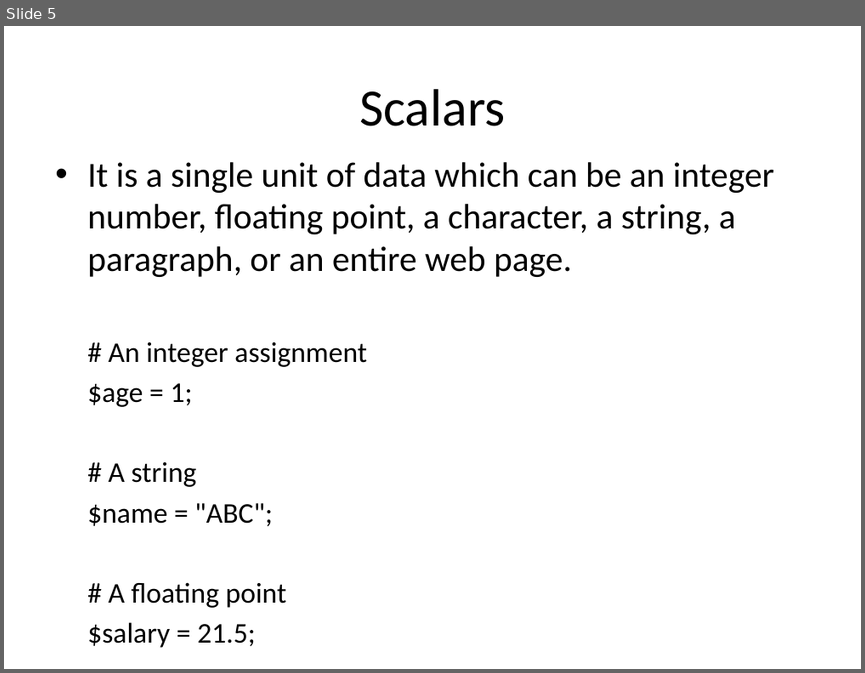
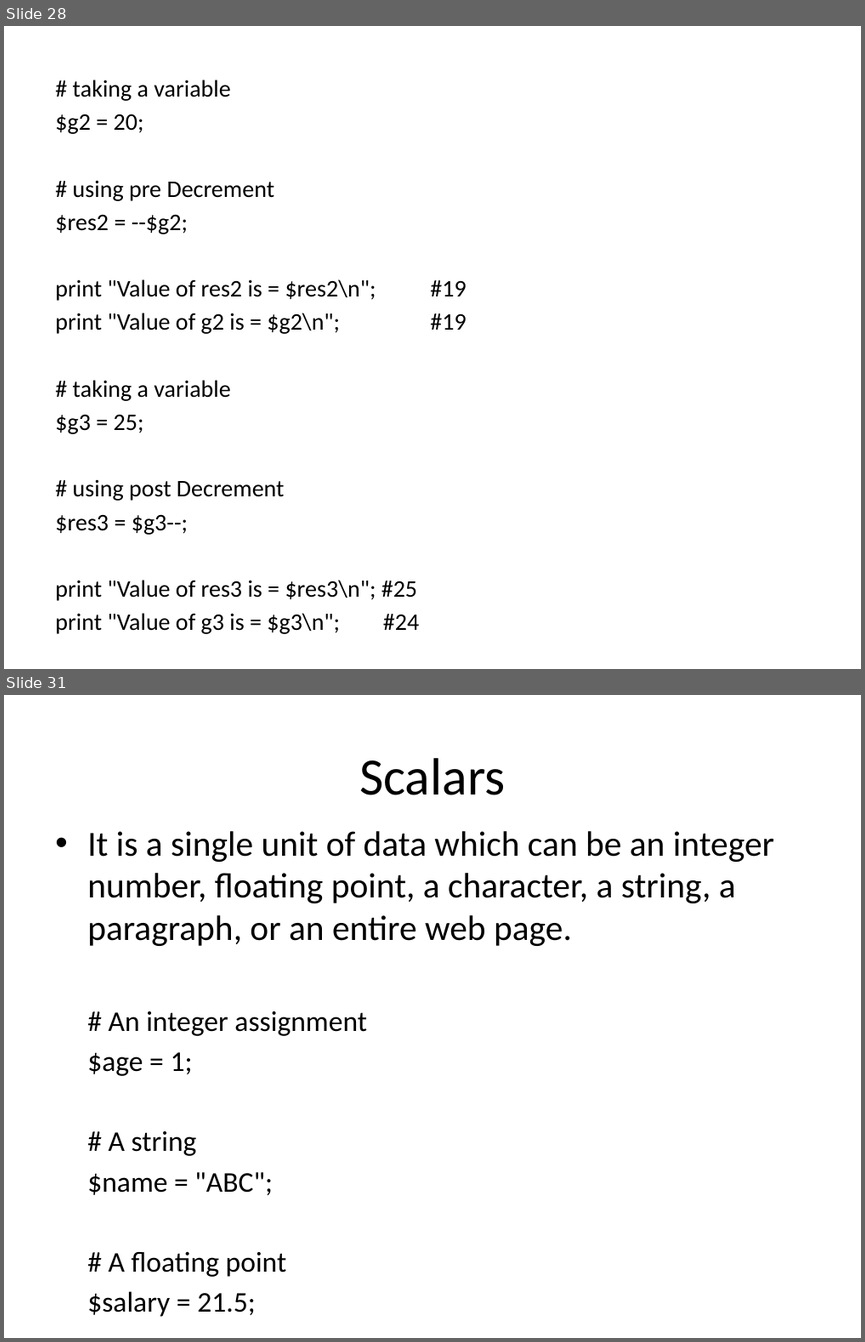
Before and after one commit to srivalli-project/BI_Team_Status, a slide deck: Santhoshi/PerlBasics.pptx. Shown one above the other, each under a label of ours: slide 5 before the commit, slides 28 and 31 after it; the slides between them are not shown. The pictures are 865x673 and 865x1342 pixels, drawn with LibreOffice and Linux fonts; fonts in the diff are those of the drawing. Boxes give left, top, right and bottom in pixels: in the first picture for what was removed or moved away, otherwise in the second. Text is boxed around its words. In the diff, an @@ line names an element or a change of style, - is before the commit and + after.

```diff
--- a/Santhoshi/PerlBasics.pptx
+++ b/Santhoshi/PerlBasics.pptx
@@ slide 28 added at (x1=4, y1=26, x2=861, y2=669), background #FFFFFF @@
@@ text added at (x1=55, y1=80, x2=419, y2=634), 20 pt, text #000000 @@
+# taking a variable
+$g2 = 20;
+# using pre Decrement
+$res2 = --$g2;
+print "Value of res2 is = $res2\n"; #19
+print "Value of g2 is = $g2\n"; #19
+# taking a variable
+$g3 = 25;
+# using post Decrement
+$res3 = $g3--;
+print "Value of res3 is = $res3\n"; #25
+print "Value of g3 is = $g3\n"; #24
@@ what was slide 5 is now slide 31 @@
```
Also in this commit, not shown: 25 other slides added, 7 other files.
